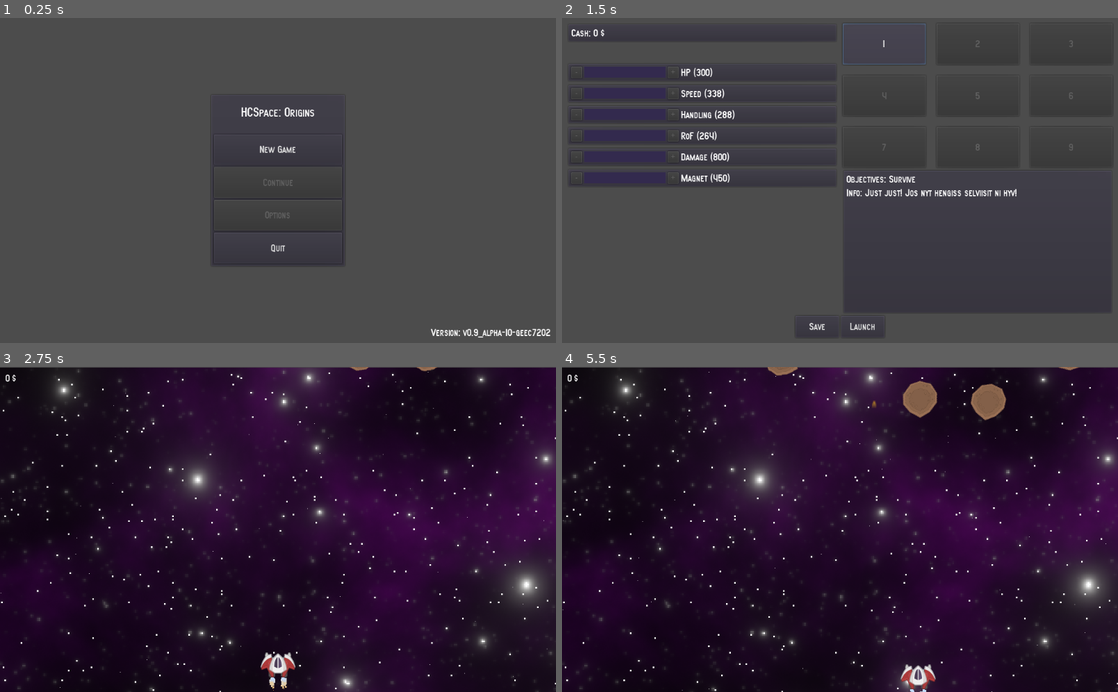
Above: before the commit, frames 1-4 (two rows, left to right).
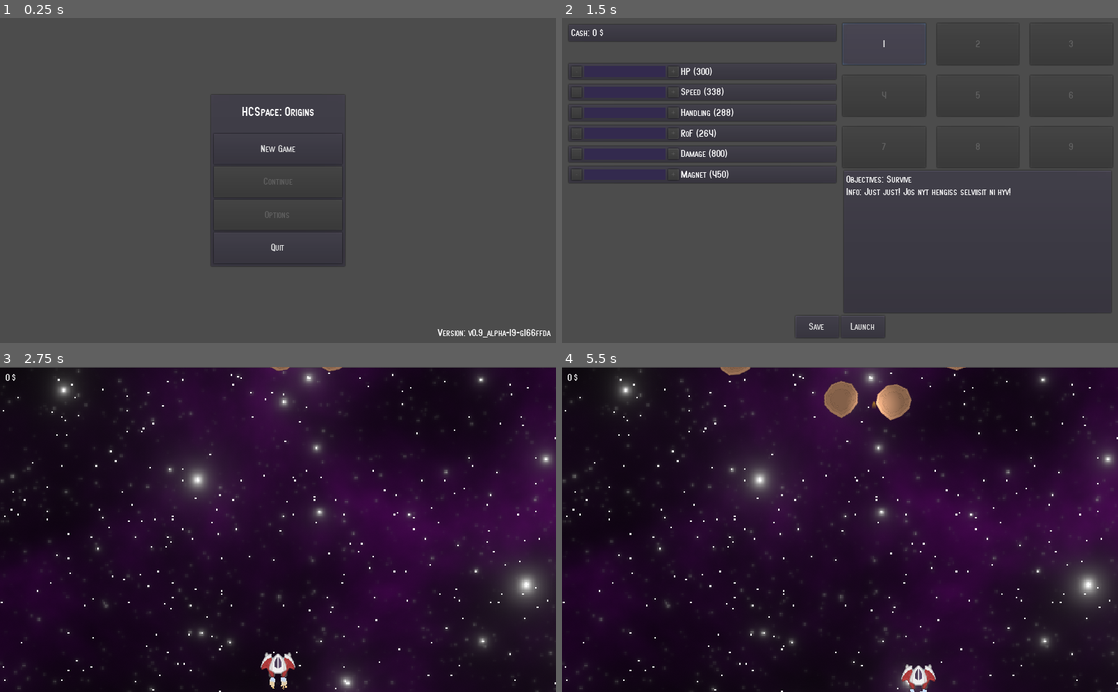
Above: after the commit, the same moments.

Repository: Kessinen/HCSSpace-Origins
Game: Godot game, scene res://Menus/Mainmenu.tscn
The game is run twice, just before and just after one commit, with the same random seed, the same clock (stepped at 60 frames per second) and the same inputs.
Inputs:
- Up to frame 1 (0.25 s): no input
- Up to frame 2 (1.5 s): click "New Game" at 0.5 s; click "1" at 1.25 s
- Up to frame 3 (2.75 s): click "Launch" at 2 s
- Up to frame 4 (5.5 s): hold D (move_right) 2.78-3.53 s; hold Space (shoot) 2.78-3.53 s; hold S (move_down) 3.53-4.28 s; tap Space (shoot) at 3.6, 5.1 s; hold D (move_right) 4.28-5.03 s; hold Space (shoot) 4.28-5.03 s; hold W (move_up) from 5.03 s (still down)

The runs differ from the first frame. In frame 1, 0.7% of the frame differs, in the area x 38-100%, y 27-99%; in frame 2, 2.1%; in frame 3, 0.6%; in frame 4, 2.7%, in the area x 0-100%, y 0-100%.

Commit message:
FIX Regression bugs
Window stretch and fonts errors were introduced in previous commits.
Also removed Level 1 particle system.

Diff:
--- a/src/Levels/Lvl1/Level1.tscn
+++ b/src/Levels/Lvl1/Level1.tscn
@@ -6,22 +6,10 @@
 [ext_resource path="res://Player/Player.tscn" type="PackedScene" id=4]
 [ext_resource path="res://Levels/Lvl1/bg.png" type="Texture" id=5]
 
-[sub_resource type="ParticlesMaterial" id=3]
-emission_shape = 2
-emission_box_extents = Vector3( 640, 1, 1 )
-flag_disable_z = true
-direction = Vector3( 0, 90, 0 )
-spread = 0.0
-gravity = Vector3( 0, 0, 0 )
-initial_velocity = 20.0
-initial_velocity_random = 0.5
-orbit_velocity = 0.0
-orbit_velocity_random = 0.0
-
-[sub_resource type="RectangleShape2D" id=1]
+[sub_resource type="RectangleShape2D" id=2]
 extents = Vector2( 10, 300 )
 
-[sub_resource type="RectangleShape2D" id=2]
+[sub_resource type="RectangleShape2D" id=3]
 extents = Vector2( 10, 511.259 )
 
 [node name="Level1" type="StaticBody2D"]
@@ -35,16 +23,6 @@
 texture = ExtResource( 5 )
 centered = false
 
-[node name="Particles2D" type="Particles2D" parent="."]
-show_behind_parent = true
-position = Vector2( 512, 1 )
-amount = 100
-lifetime = 75.0
-preprocess = 600.0
-visibility_rect = Rect2( -512, 0, 1024, 1 )
-local_coords = false
-process_material = SubResource( 3 )
-
 [node name="Player" parent="." instance=ExtResource( 4 )]
 position = Vector2( 512, 550 )
 
--- a/src/project.godot
+++ b/src/project.godot
@@ -14,8 +14,7 @@
 run/main_scene="res://Menus/Mainmenu.tscn"
 config/icon="res://icon.png"
 config=""
-config/version="v0.9_alpha-10-geec7202"
-window/stretch/aspect="keep"
+config/version="v0.9_alpha-19-g166ffda"
 
 [autoload]
 
@@ -24,7 +23,7 @@
 
 [display]
 
-window/stretch/mode="viewport"
+window/stretch/mode="2d"
 window/stretch/aspect="keep"
 
 [importer_defaults]
Not shown: 2 places in src/Levels/Lvl1/Level1.tscn that only renumber resources
